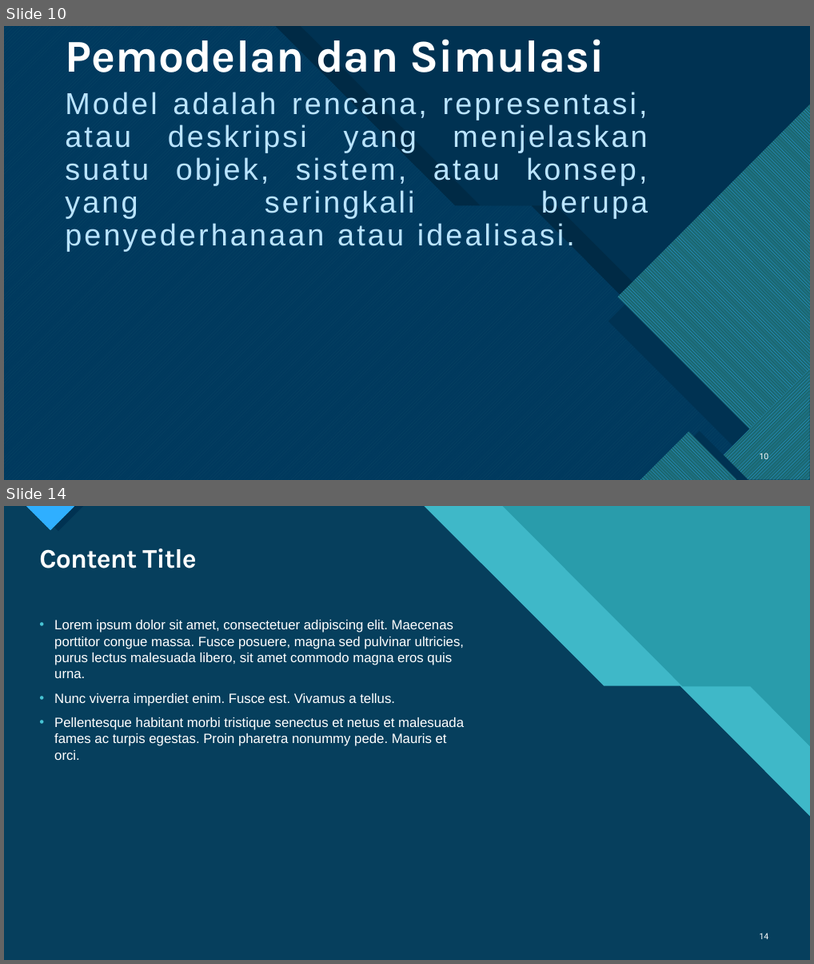
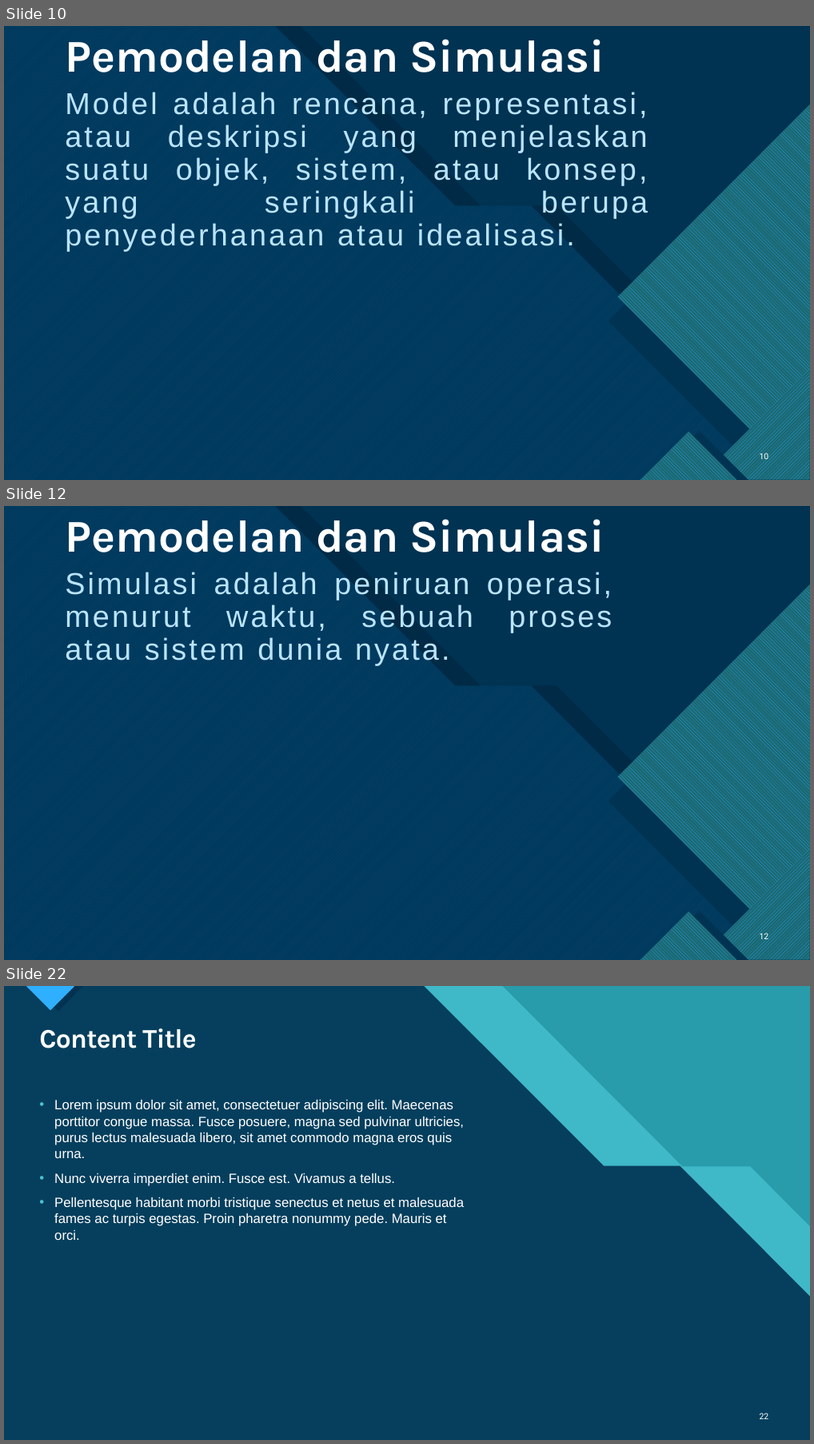
Before and after one commit to AggiaBintangRH/Skripsi, a slide deck: GAME SIMULASI KERJA PRAKTEK MAHASISWA FAKULTAS TEKNOLOGI INFORMASI.pptx. Shown one above the other, each under a label of ours: slides 10 and 14 before the commit, slides 10, 12 and 22 after it; the slides between them are not shown. The pictures are 814x964 and 814x1444 pixels, drawn with LibreOffice and Linux fonts; fonts in the diff are those of the drawing. Boxes give left, top, right and bottom in pixels: in the first picture for what was removed or moved away, otherwise in the second. Text is boxed around its words. In the diff, an @@ line names an element or a change of style, - is before the commit and + after.

```diff
--- a/GAME SIMULASI KERJA PRAKTEK MAHASISWA FAKULTAS TEKNOLOGI INFORMASI.pptx
+++ b/GAME SIMULASI KERJA PRAKTEK MAHASISWA FAKULTAS TEKNOLOGI INFORMASI.pptx
@@ slide 12 added at box(4, 506, 810, 960), background #FFFFFF; not listed: 19 template elements that a slide beside it also shows @@
@@ title added at box(65, 519, 605, 552), 54 pt, text #FFFFFF, bold @@
+Pemodelan dan Simulasi
@@ text added at box(65, 572, 612, 665), 36 pt, text #BAE4FF @@
+Simulasi adalah peniruan operasi, menurut waktu, sebuah proses atau sistem dunia nyata.
@@ page number added at box(760, 931, 770, 941), 10 pt, text #FFFFFF @@
+12
@@ what was slide 14 is now slide 22 @@
@@ page number at box(760, 1412, 770, 1419): text changed @@
-14
+22
```
Also in this commit, not shown: 1 slide changed, 9 other slides added, 2 slides removed.
